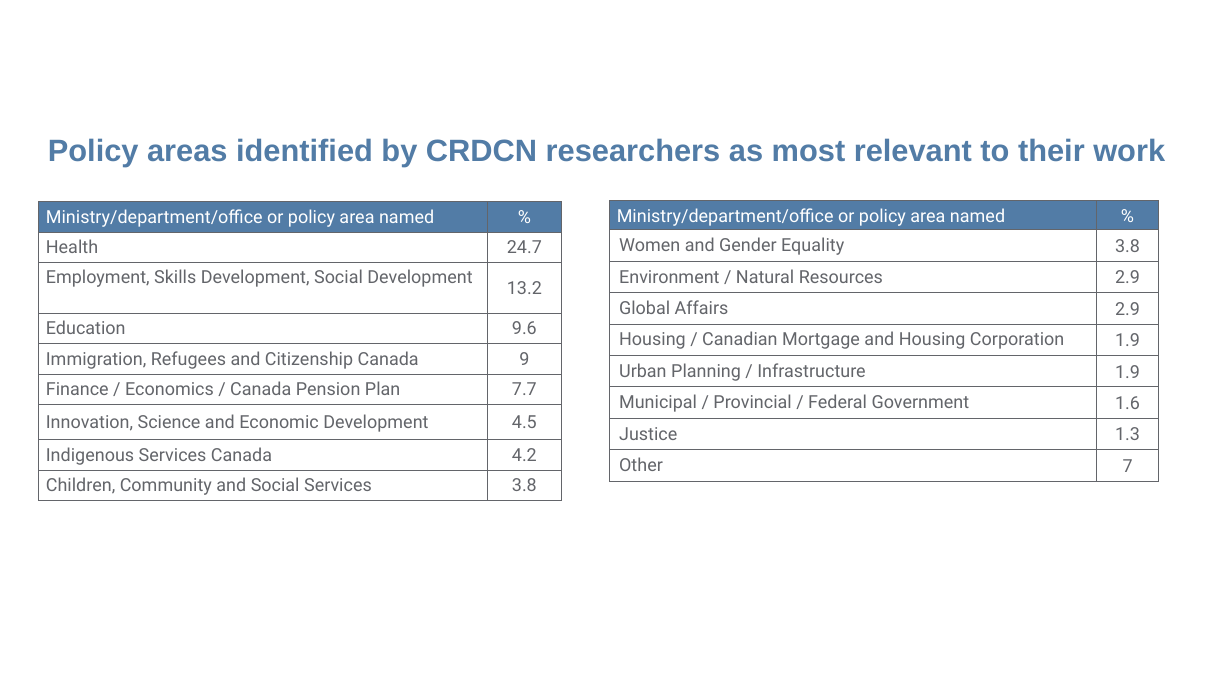
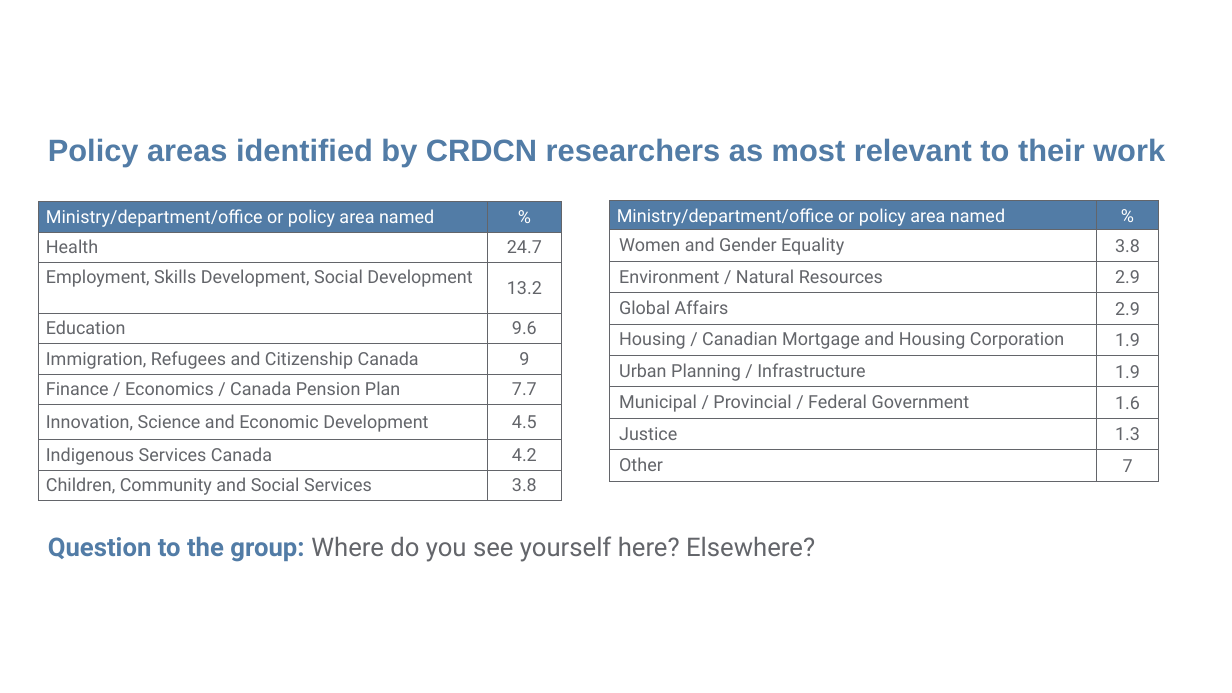
Before and after one commit to CRDCN/RAD_Training, a slide deck: slide 9 of Provincial outreach deck.pptx. Drawn at 1232x693 pixels with LibreOffice and Linux fonts; fonts in the diff are those of the drawing; background and template pictures are left out. Boxes give left, top, right and bottom in pixels: in the first picture for what was removed or moved away, otherwise in the second. Text is boxed around its words. In the diff, an @@ line names an element or a change of style, - is before the commit and + after.

```diff
--- a/Provincial outreach deck.pptx
+++ b/Provincial outreach deck.pptx
@@ text added at <box>48,536,815,562</box>, 20 pt, text #63656A @@
+Question to the group: Where do you see yourself here? Elsewhere?
```
Also in this commit, not shown: 6 other slides changed, 2 slides removed, 2 other files.
